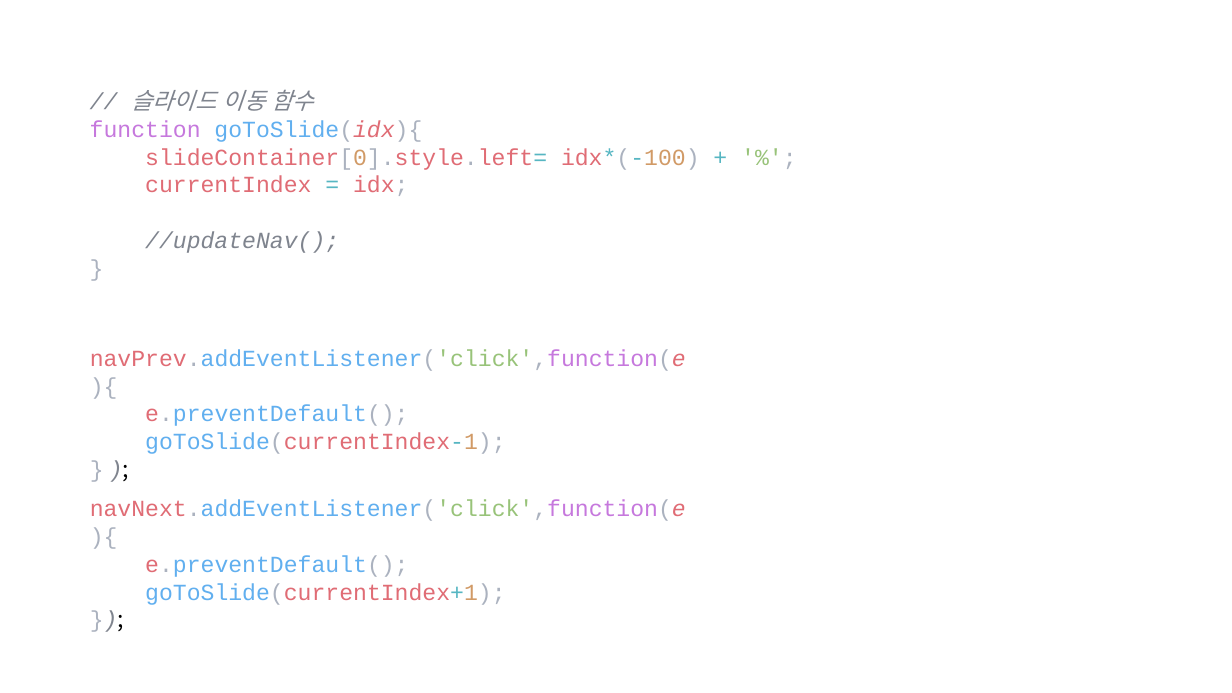
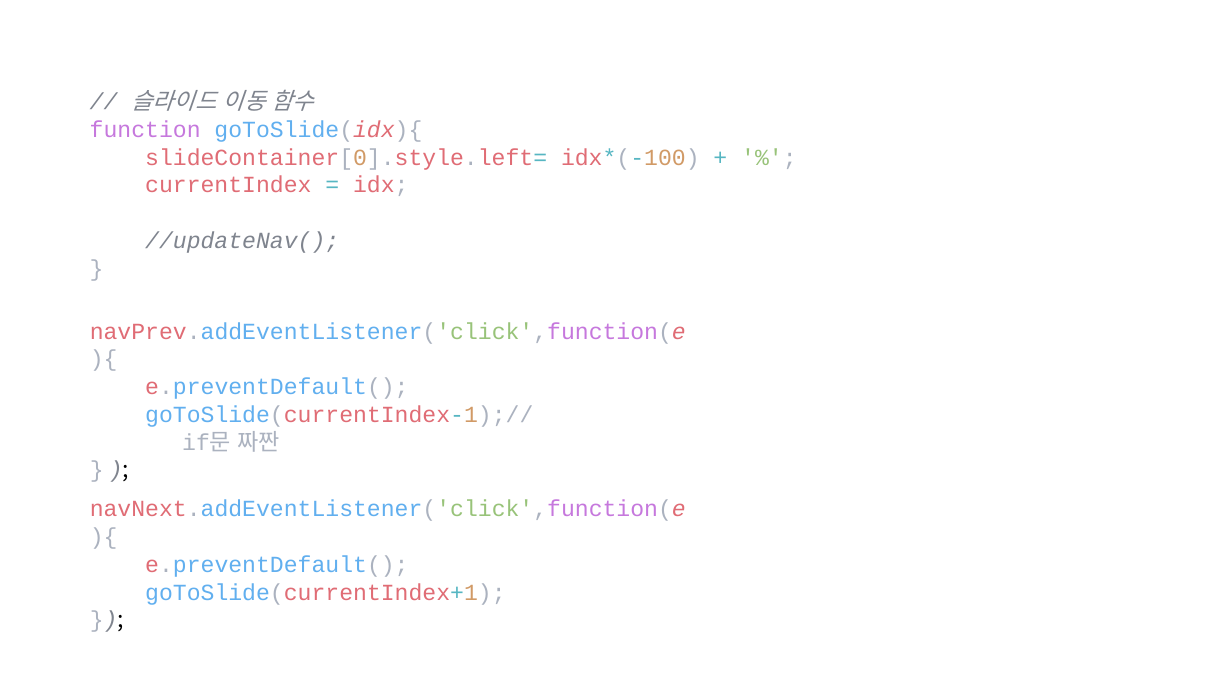
Before and after one commit to lsh58/Javascript, a slide deck: slide 4 of study/ex03_제작/추가내용.pptx. Drawn at 1232x693 pixels with LibreOffice and Linux fonts; fonts in the diff are those of the drawing. Boxes give left, top, right and bottom in pixels: in the first picture for what was removed or moved away, otherwise in the second. Text is boxed around its words. In the diff, an @@ line names an element or a change of style, - is before the commit and + after.

```diff
--- a/study/ex03_제작/추가내용.pptx
+++ b/study/ex03_제작/추가내용.pptx
@@ text "navPrev.addEventListener('click',function(e){": place and size @@
-text "navPrev.addEventListener('click',function(e){" at <box>90,349,686,454</box>
+text "navPrev.addEventListener('click',function(e){" at <box>90,322,686,452</box>
@@ text at <box>145,405,533,452</box>: text changed @@
-goToSlide(currentIndex-1);
+goToSlide(currentIndex-1);//
+if문 짜짠
```
Also in this commit, not shown: 4 other slides changed, 1 slide added, 1 slide removed, 2 other files.
